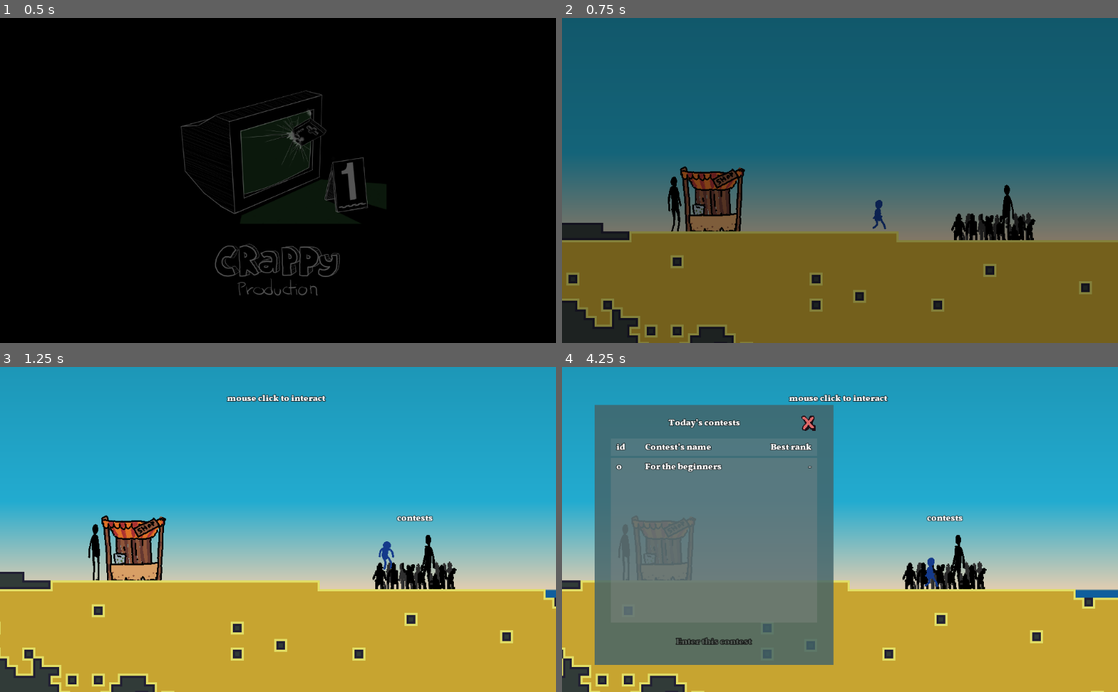
Above: before the commit, frames 1-4 (two rows, left to right).
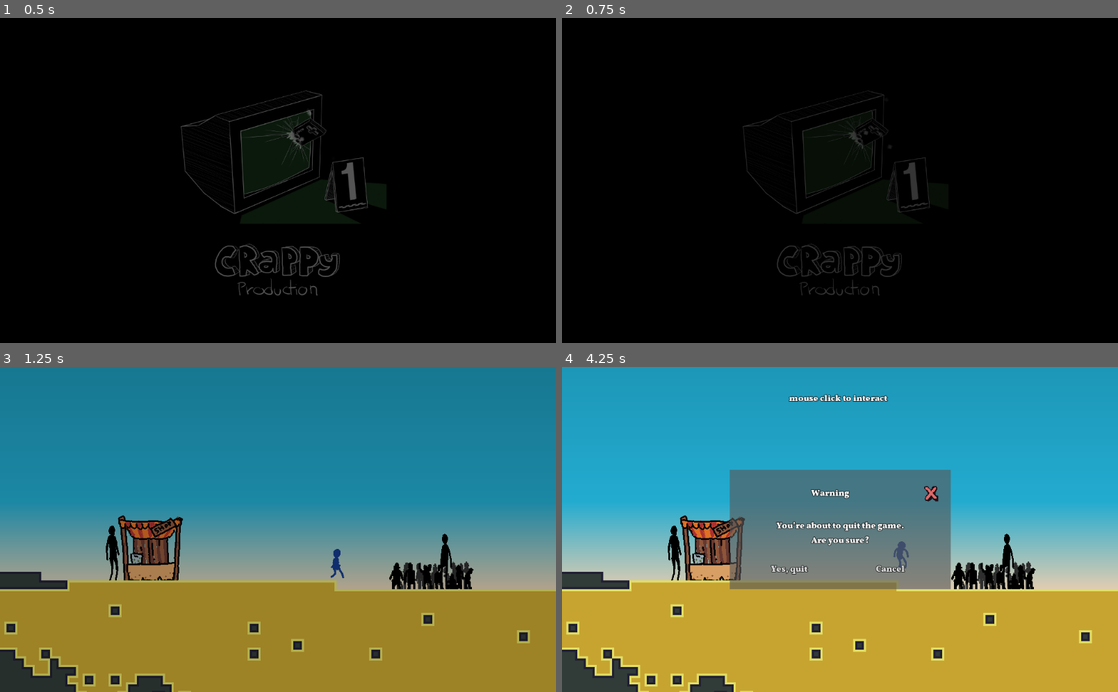
Above: after the commit, the same moments.

Repository: Eptwalabha/ld48
Game: Godot game, scene res://scenes/splash-screen/SplashScreen.tscn
The game is run twice, just before and just after one commit, with the same random seed, the same clock (stepped at 60 frames per second) and the same inputs.
Inputs (mouse positions are in pixels of both pictures, inside the frame that each line leads up to):
- Up to frame 1 (0.5 s): no input
- Up to frame 2 (0.75 s): tap Enter (ui_accept) at 0.5 s; move the mouse to (962, 164) at 0.52 s; hold Right (move_right) from 0.53 s (still down); tap E (action) at 0.6 s; click (962, 164) at 0.67 s
- Up to frame 3 (1.25 s): keep holding Right (move_right); tap Space (move_jump) at 0.77 s; tap Enter (ui_accept) at 0.8 s
- Up to frame 4 (4.25 s): release Right (move_right) at 1.25 s; drag from (728, 545) to (979, 562) at 1.27 s; move the mouse to (895, 458) at 2.02 s; hold Left (move_left) 2.03-2.75 s; tap E (action) at 2.1 s; tap Enter (ui_accept) at 2.3, 3.8 s; drag from (812, 594) to (673, 552) at 2.77 s; move the mouse to (1006, 578) at 3.52 s; hold Right (move_right) from 3.53 s (still down); tap Mouse wheel down (action_previous_tool) at 3.6 s; tap Space (move_jump) at 3.77 s; tap Escape (ui_cancel) at 4.15 s

Frame 1 is identical in both runs. In frame 2, 99% of the frame differs, in the area x 0-100%, y 0-100%; in frame 3, 98%; in frame 4, 41%.

Commit message:
fade out to quit splash screen

Diff:
--- a/scenes/splash-screen/SplashScreen.gd
+++ b/scenes/splash-screen/SplashScreen.gd
@@ -1,10 +1,16 @@
 extends Control
 
+onready var tween: Tween = $Tween
+onready var fade_out: ColorRect = $FadeOut
+var loaded = false
+
 func _ready() -> void:
+	loaded = false
+	fade_out.color = Color(0, 0, 0, 0)
 	if GameAutoload.DEBUG:
 		load_main_scene()
 	else:
-		$AnimationPlayer.play("fade-in")
+		$AnimationPlayer.play("intro")
 
 func _input(_event: InputEvent) -> void:
 	if Input.is_action_just_pressed("ui_accept") or Input.is_action_just_pressed("ui_cancel"):
@@ -14,4 +20,11 @@
 	load_main_scene()
 
 func load_main_scene() -> void:
+	if loaded:
+		return
+	loaded = true
+	tween.interpolate_property(fade_out, "color", fade_out.color, Color(0, 0, 0, 1), 0.4)
+	tween.start()
+
+func _on_Tween_tween_all_completed():
 	get_tree().change_scene("res://scenes/levels/map/HubLevel.tscn")
--- a/scenes/splash-screen/SplashScreen.tscn
+++ b/scenes/splash-screen/SplashScreen.tscn
@@ -11,6 +11,7 @@
 colors = PoolColorArray( 1, 1, 1, 1, 1, 1, 1, 0 )
 
 [sub_resource type="Animation" id=2]
+resource_name = "intro"
 length = 4.0
 tracks/0/type = "value"
 tracks/0/path = NodePath("Control2:modulate")
@@ -94,6 +95,7 @@
 margin_bottom = 299.0
 
 [node name="Logo2" type="TextureRect" parent="Control2/VBoxContainer/MarginContainer2/CenterContainer"]
+visible = false
 modulate = Color( 1, 1, 1, 0.368627 )
 margin_right = 400.0
 margin_bottom = 269.0
@@ -134,7 +136,18 @@
 stretch_mode = 4
 
 [node name="AnimationPlayer" type="AnimationPlayer" parent="."]
-autoplay = "fade-in"
-anims/fade-in = SubResource( 2 )
+autoplay = "intro"
+anims/intro = SubResource( 2 )
+
+[node name="FadeOut" type="ColorRect" parent="."]
+anchor_right = 1.0
+anchor_bottom = 1.0
+color = Color( 0, 0, 0, 0 )
+__meta__ = {
+"_edit_use_anchors_": false
+}
+
+[node name="Tween" type="Tween" parent="."]
 
 [connection signal="animation_finished" from="AnimationPlayer" to="." method="_on_AnimationPlayer_animation_finished"]
+[connection signal="tween_all_completed" from="Tween" to="." method="_on_Tween_tween_all_completed"]
